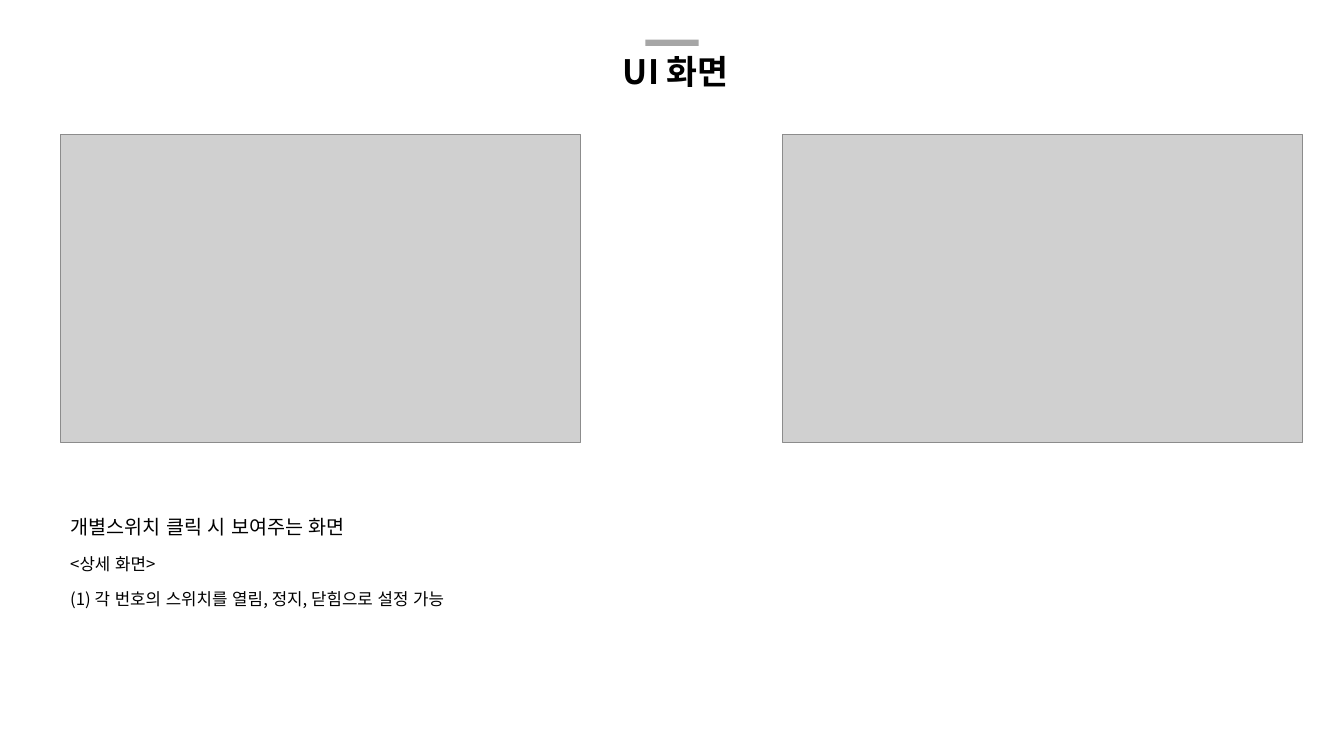
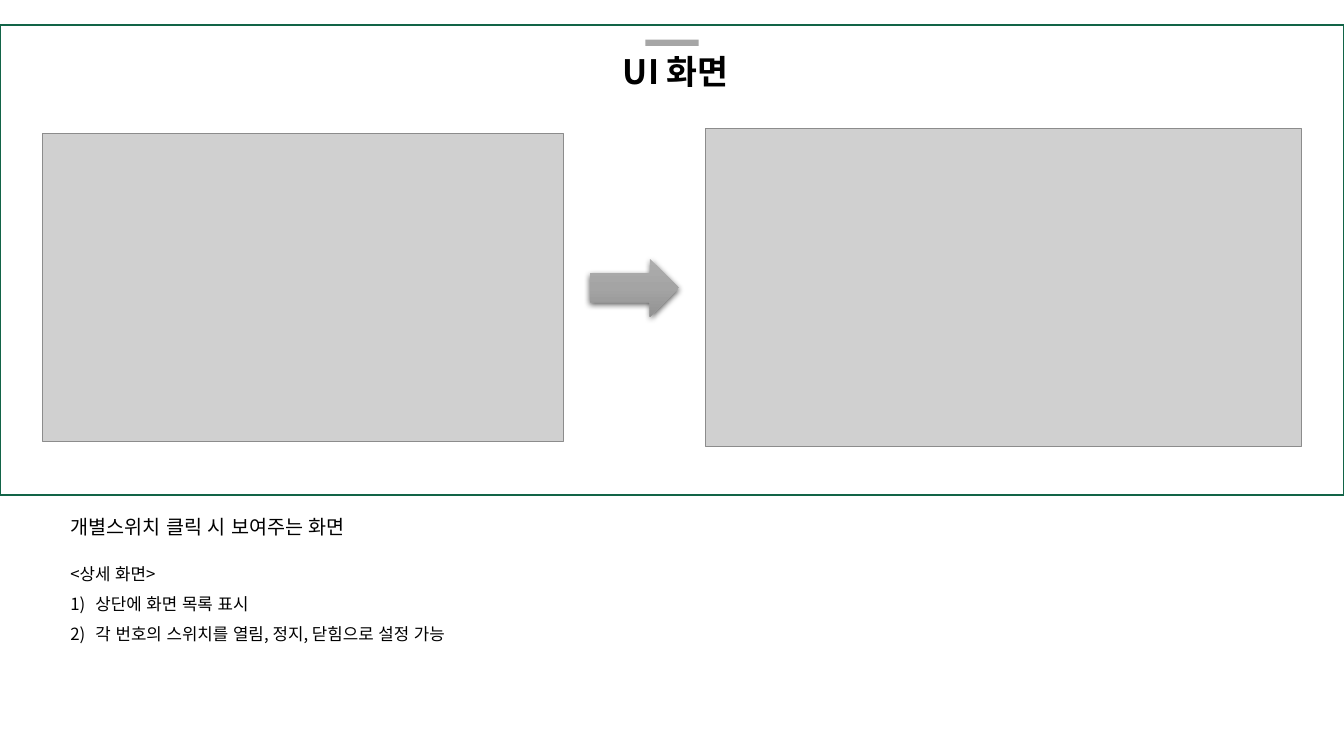
Before and after one commit to ssufunny/Internship-2022Winter, a slide deck: slide 4 of ubifarm.pptx. Drawn at 1344x756 pixels with LibreOffice and Linux fonts; fonts in the diff are those of the drawing; grey boxes stand for pictures. Boxes give left, top, right and bottom in pixels: in the first picture for what was removed or moved away, otherwise in the second. Text is boxed around its words. In the diff, an @@ line names an element or a change of style, - is before the commit and + after.

```diff
--- a/ubifarm.pptx
+++ b/ubifarm.pptx
@@ rectangle added at (0, 24, 1344, 494), outline #126447 1.5 pt @@
@@ picture: place and size @@
-picture at (60, 134, 581, 443)
+picture at (43, 134, 564, 442)
@@ picture: place and size @@
-picture at (782, 134, 1303, 443)
+picture at (706, 129, 1302, 447)
@@ right arrow added at (590, 259, 679, 318), fill gradient #AFAFAF to #A5A5A5 to #939393 @@
@@ text at (70, 566, 445, 643): text changed @@
-(1) 각 번호의 스위치를 열림, 정지, 닫힘으로 설정 가능
+<상세 화면>
+1) 상단에 화면 목록 표시
+2) 각 번호의 스위치를 열림, 정지, 닫힘으로 설정 가능
@@ text removed at (70, 556, 155, 572) @@
-<상세 화면>
```
Also in this commit, not shown: 4 other slides changed, 1 slide removed.
